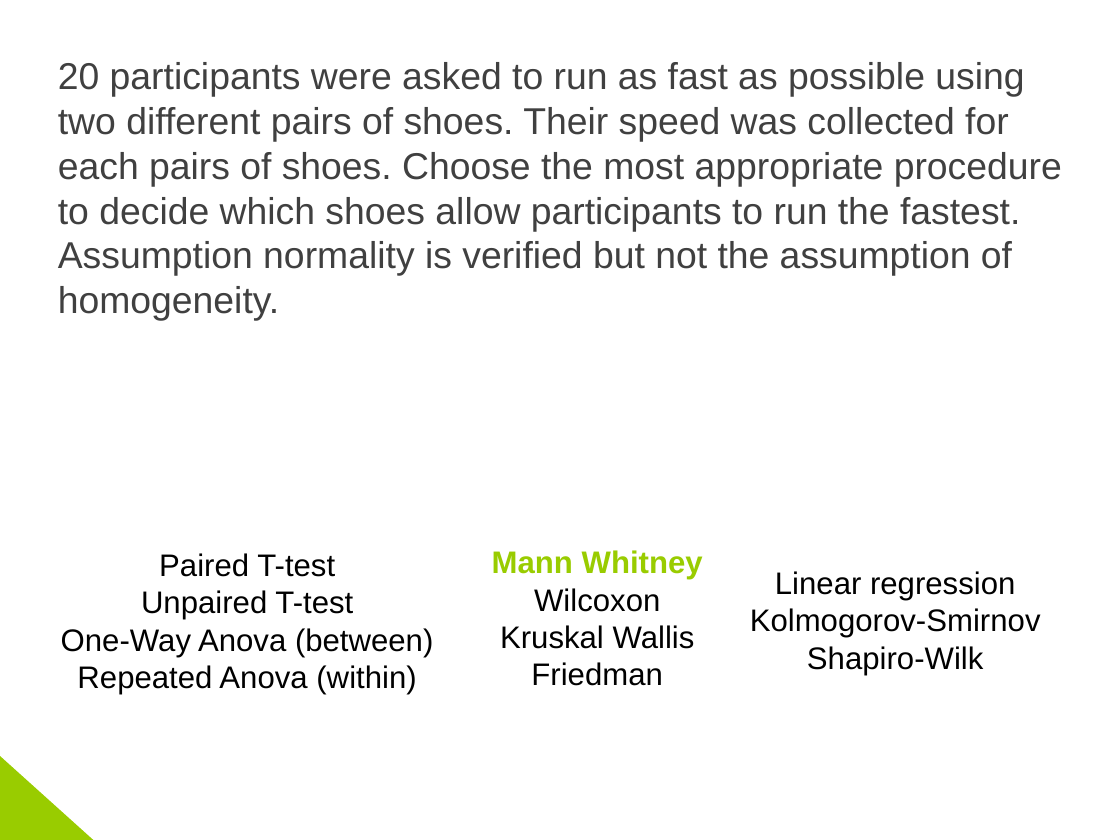
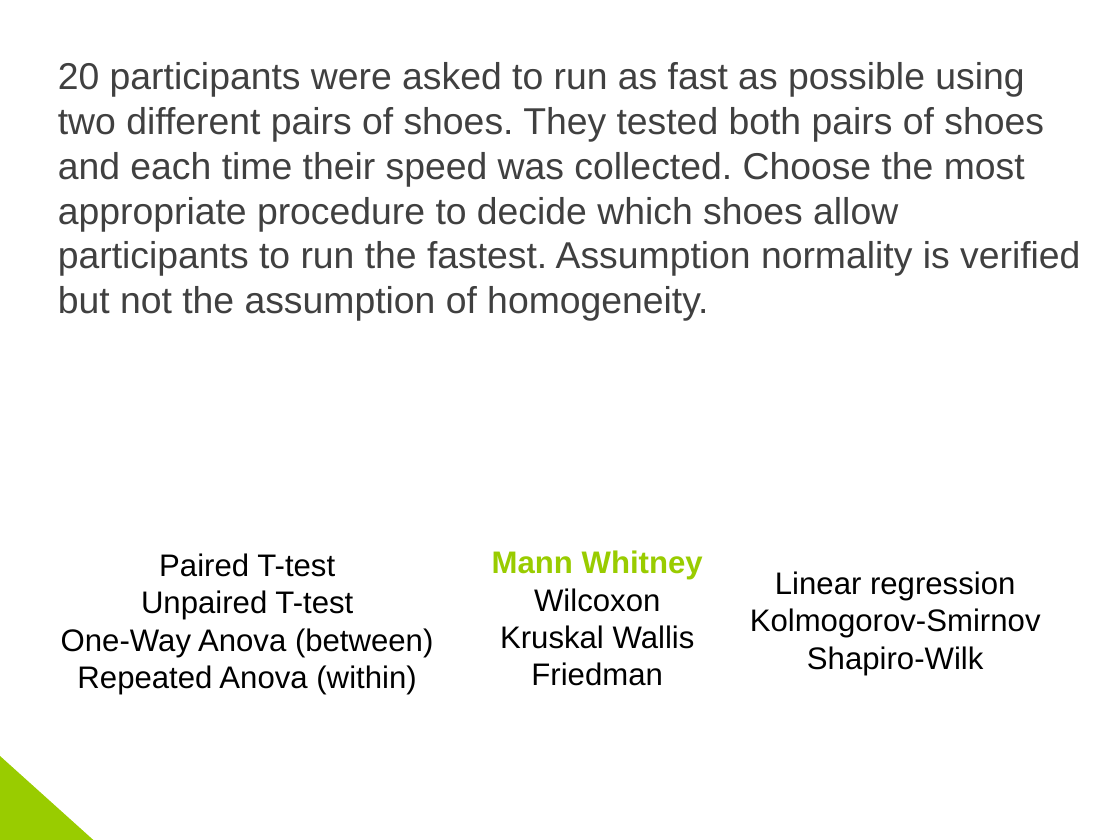
Before and after one commit to coms10011/2018_19, a slide deck: slide 42 of 16_NonParametricTests/16-Roudaut-NonParametric-50min.pptx. Drawn at 1120x840 pixels with LibreOffice and Linux fonts; fonts in the diff are those of the drawing. Boxes give left, top, right and bottom in pixels: in the first picture for what was removed or moved away, otherwise in the second. Text is boxed around its words. In the diff, an @@ line names an element or a change of style, - is before the commit and + after.

```diff
--- a/16_NonParametricTests/16-Roudaut-NonParametric-50min.pptx
+++ b/16_NonParametricTests/16-Roudaut-NonParametric-50min.pptx
@@ text at [58, 62, 1080, 321]: text changed @@
-20 participants were asked to run as fast as possible using two different pairs of shoes. Their speed was collected for each pairs of shoes. Choose the most appropriate procedure to decide which shoes allow participants to run the fastest. Assumption normality is verified but not the assumption of homogeneity.
+20 participants were asked to run as fast as possible using two different pairs of shoes. They tested both pairs of shoes and each time their speed was collected. Choose the most appropriate procedure to decide which shoes allow participants to run the fastest. Assumption normality is verified but not the assumption of homogeneity.
```
Also in this commit, not shown: 2 other slides changed, 2 other files.
